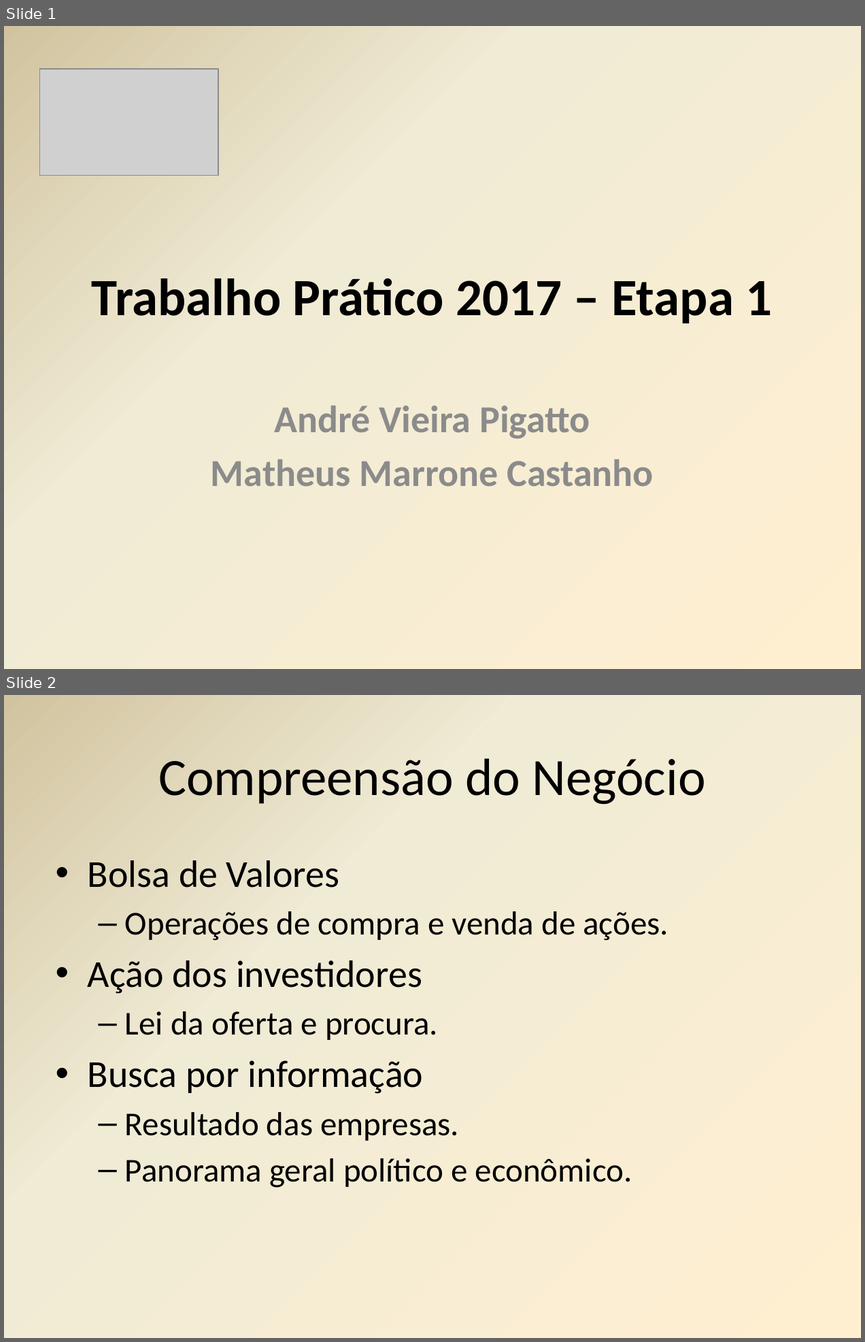
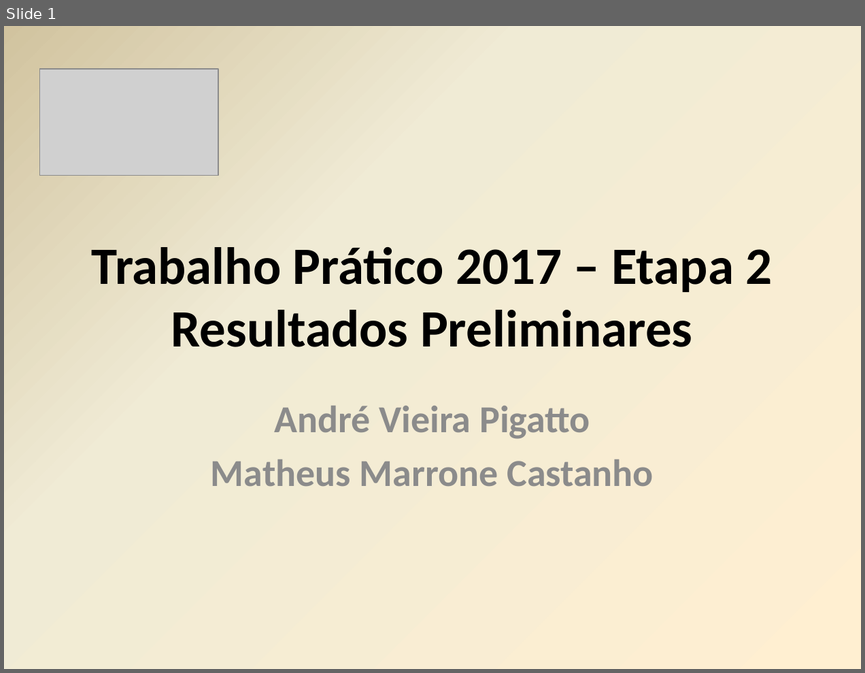
Before and after one commit to mmcastanho/python_kdd, a slide deck: Etapa1_Andre_Matheus.pptx. Shown one above the other, each under a label of ours: slides 1 and 2 before the commit, slide 1 after it. The pictures are 865x1342 and 865x673 pixels, drawn with LibreOffice and Linux fonts; fonts in the diff are those of the drawing; grey boxes stand for pictures. Boxes give left, top, right and bottom in pixels: in the first picture for what was removed or moved away, otherwise in the second. Text is boxed around its words. In the diff, an @@ line names an element or a change of style, - is before the commit and + after.

```diff
--- a/Etapa1_Andre_Matheus.pptx
+++ b/Etapa1_Andre_Matheus.pptx
@@ slide 2 removed at [4,695,861,1338], background gradient #FFEFD1 to #F0EBD5 to #D1C39F @@
@@ title removed at [158,758,706,804] @@
-Compreensão do Negócio
@@ text removed at [88,860,668,1187] @@
-• Bolsa de Valores
-  – Operações de compra e venda de ações.
-• Ação dos investidores
-  – Lei da oferta e procura.
-• Busca por informação
-  – Resultado das empresas.
-  – Panorama geral político e econômico.
@@ slide 1 changed as well @@
@@ title at [92,247,772,347]: text changed @@
-Trabalho Prático 2017 – Etapa 1
+Trabalho Prático 2017 – Etapa 2
+Resultados Preliminares
```
Also in this commit, not shown: 3 other slides changed, 6 slides added, 4 other slides removed, 3 other files.
